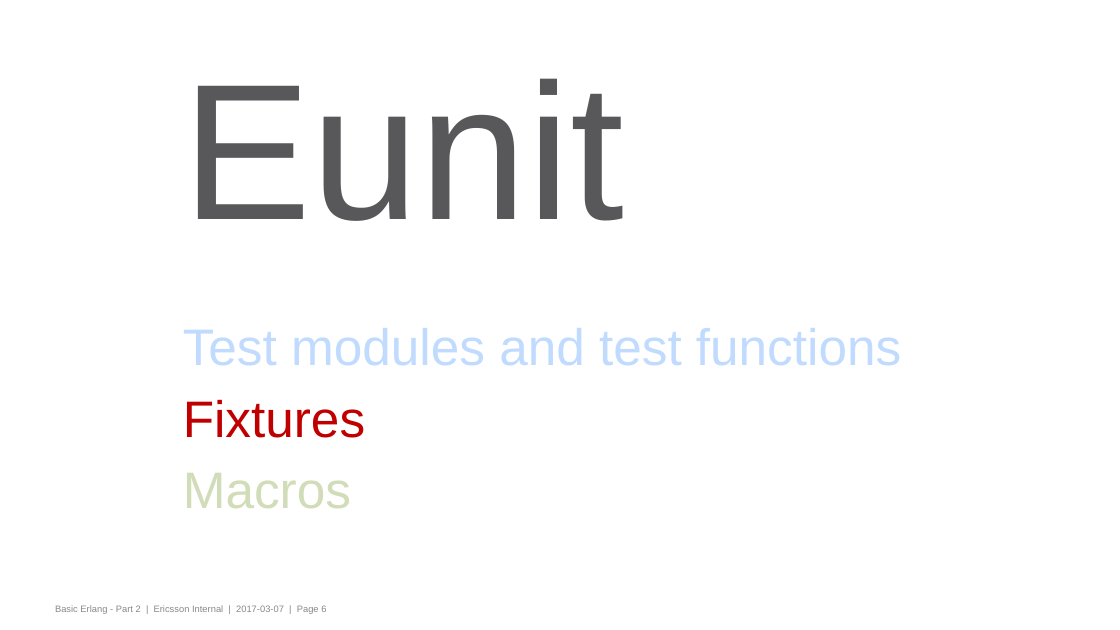
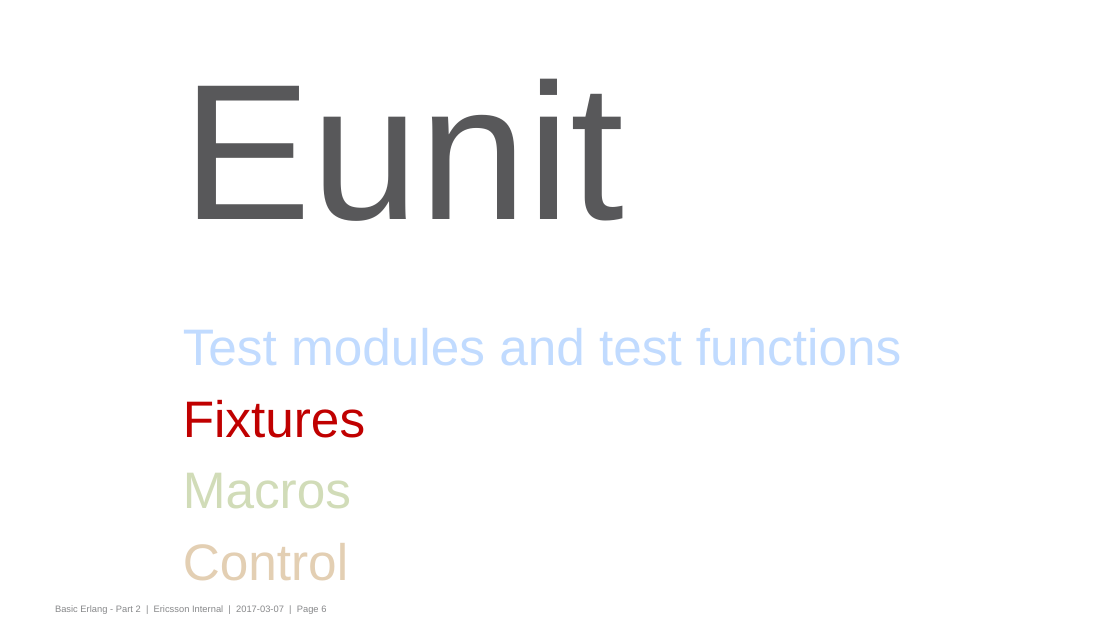
Before and after one commit to gwaerondor/unit_testing_in_erlang, a slide deck: slide 6 of basic_erlang_4/presentation/erlang_part_4_testing.pptx. Drawn at 1120x630 pixels with LibreOffice and Linux fonts; fonts in the diff are those of the drawing; background and template pictures are left out. Boxes give left, top, right and bottom in pixels: in the first picture for what was removed or moved away, otherwise in the second. Text is boxed around its words. In the diff, an @@ line names an element or a change of style, - is before the commit and + after.

Commit message:
Adds more control tests and updates the presentation with control

```diff
--- a/basic_erlang_4/presentation/erlang_part_4_testing.pptx
+++ b/basic_erlang_4/presentation/erlang_part_4_testing.pptx
@@ rectangle resized from (x1=158, y1=469, x2=920, y2=542) to (x1=158, y1=469, x2=920, y2=594) @@
@@ text at (x1=183, y1=543, x2=348, y2=580): paragraph added @@
+Control
```
Also in this commit, not shown: 4 other slides changed, 5 slides added, 3 other files.
